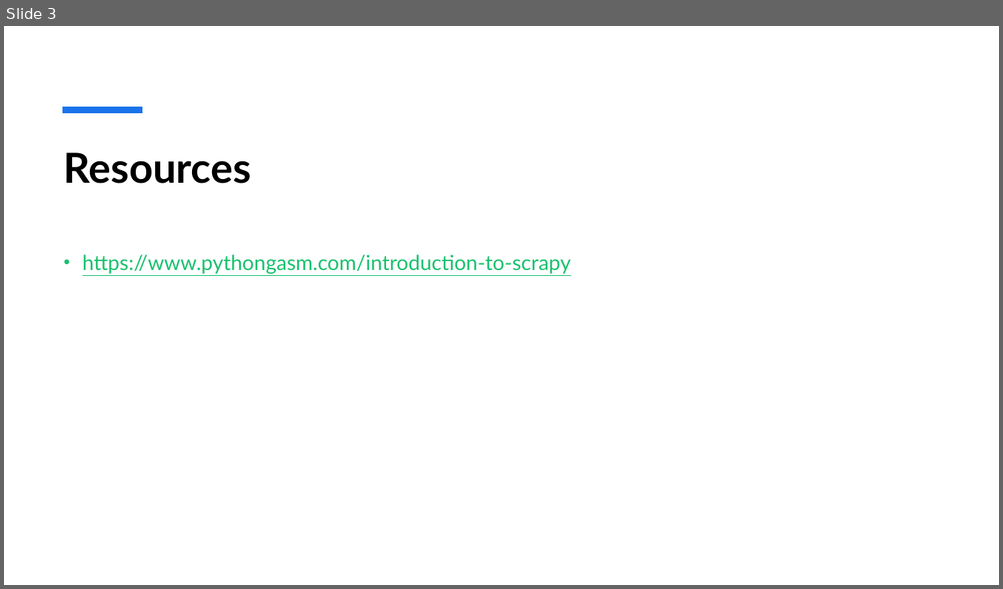
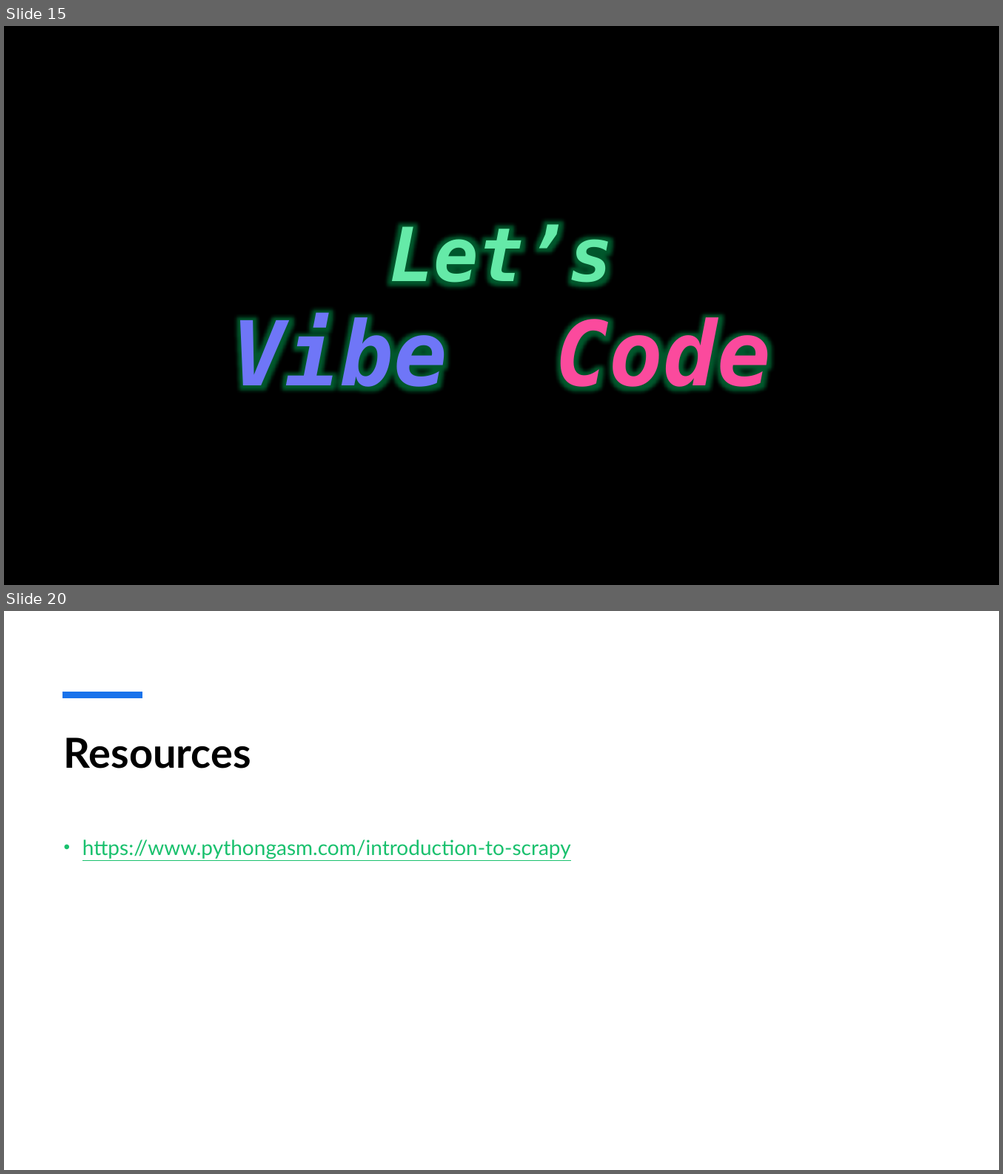
Before and after one commit to bemayr/web-crawling-and-scraping, a slide deck: slides.pptx. Shown one above the other, each under a label of ours: slide 3 before the commit, slides 15 and 20 after it; the slides between them are not shown. The pictures are 1003x589 and 1003x1174 pixels, drawn with LibreOffice and Linux fonts; fonts in the diff are those of the drawing. Boxes give left, top, right and bottom in pixels: in the first picture for what was removed or moved away, otherwise in the second. Text is boxed around its words. In the diff, an @@ line names an element or a change of style, - is before the commit and + after.

```diff
--- a/slides.pptx
+++ b/slides.pptx
@@ slide 15 added at bbox=[4, 26, 999, 585], background #000000 @@
@@ title added at bbox=[232, 223, 771, 405], 86.4 pt, text #65EAA8, bold, italic @@
+Let’s
+Vibe Code
@@ what was slide 3 is now slide 20 @@
```
Also in this commit, not shown: 17 other slides added, 1 slide removed.
